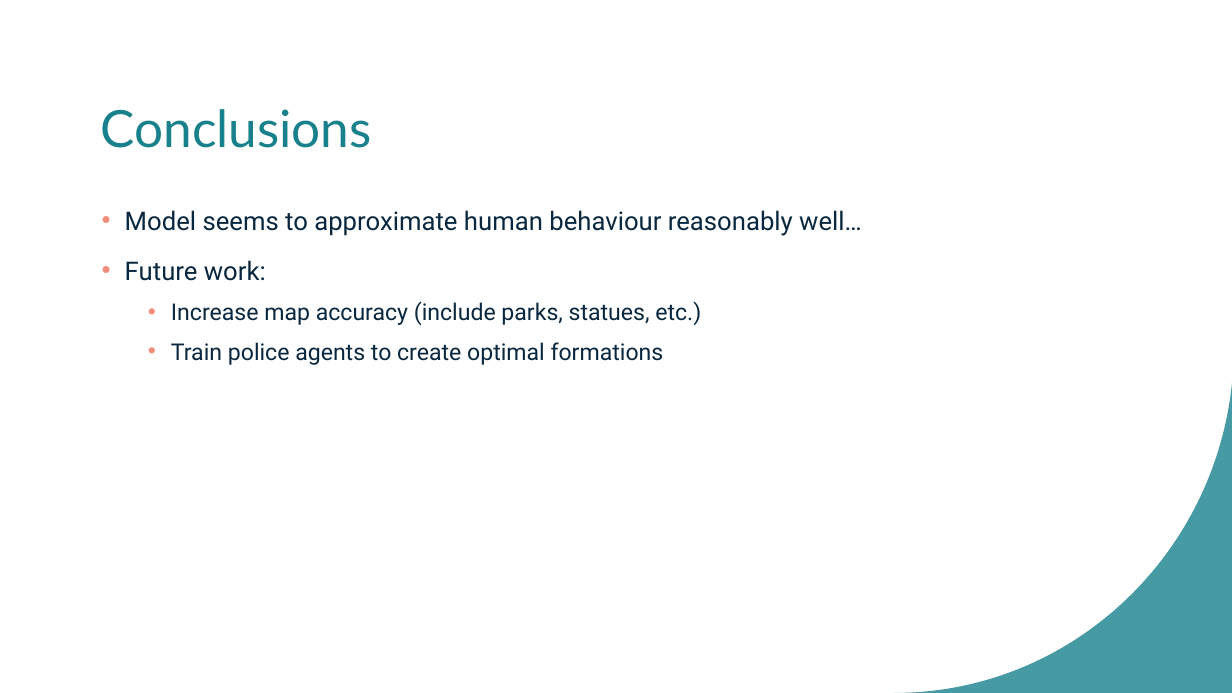
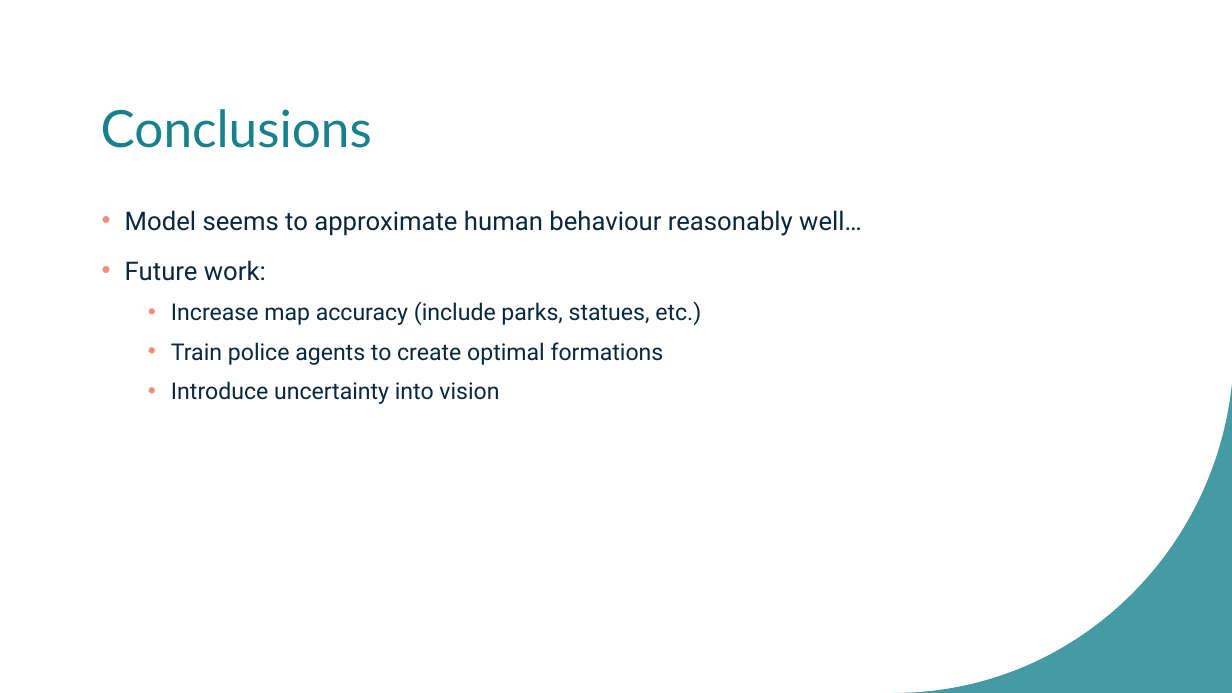
Before and after one commit to bajicluka01/CollectiveBehaviour-GroupA, a slide deck: slide 9 of GroupA-presentation.pptx (slide 7 before the commit). Drawn at 1232x693 pixels with LibreOffice and Linux fonts; fonts in the diff are those of the drawing. Boxes give left, top, right and bottom in pixels: in the first picture for what was removed or moved away, otherwise in the second. Text is boxed around its words. In the diff, an @@ line names an element or a change of style, - is before the commit and + after.

```diff
--- a/GroupA-presentation.pptx
+++ b/GroupA-presentation.pptx
@@ text at <box>171,381,499,404</box>: paragraph added @@
+  • Introduce uncertainty into vision
```
Also in this commit, not shown: 1 other slide changed, 2 slides added, 8 other files.
